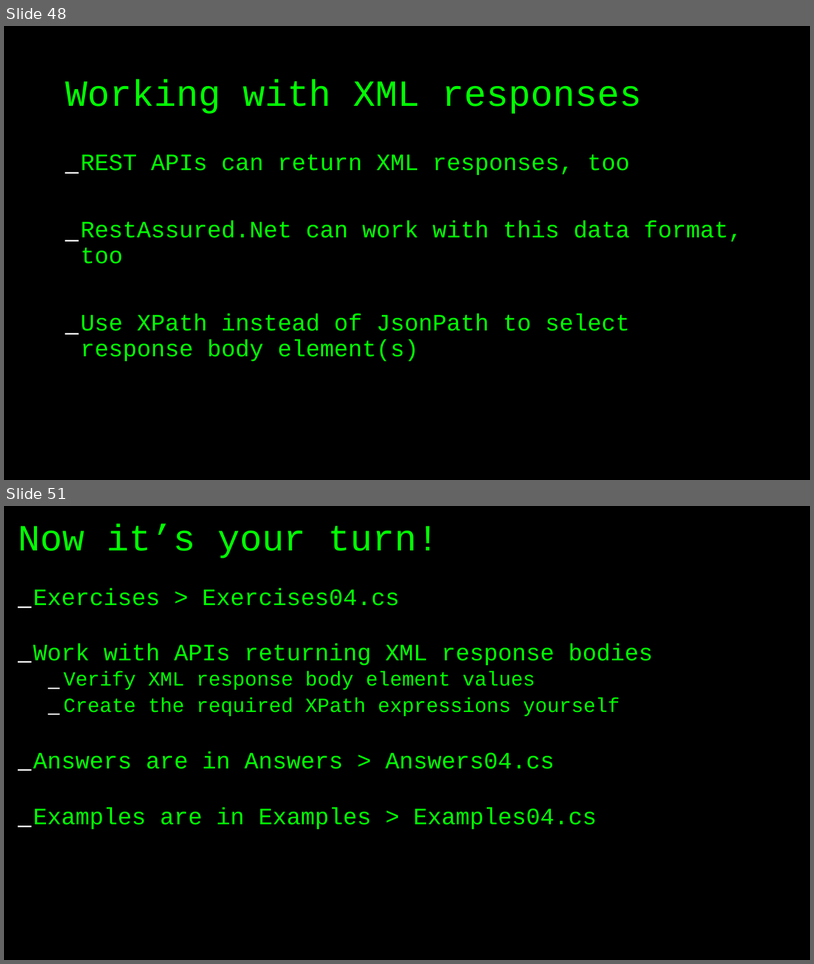
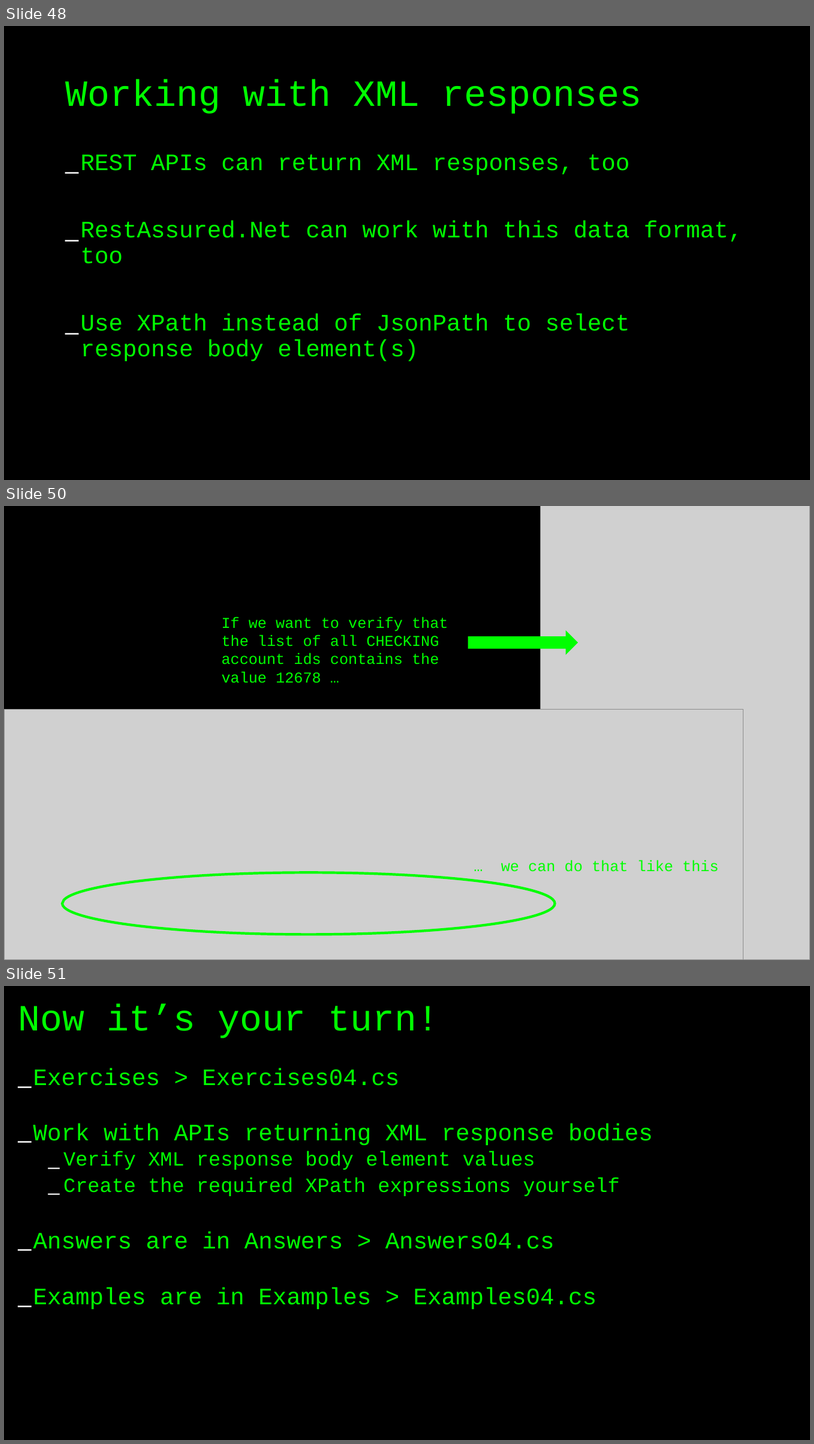
Before and after one commit to basdijkstra/rest-assured-net-workshop, a slide deck: RestAssuredNetWorkshop.odp. Shown one above the other, each under a label of ours: slides 48 and 51 before the commit, slides 48, 50 and 51 after it; the slides between them are not shown. The pictures are 814x964 and 814x1444 pixels, drawn with LibreOffice and Linux fonts; fonts in the diff are those of the drawing; grey boxes stand for pictures. Boxes give left, top, right and bottom in pixels: in the first picture for what was removed or moved away, otherwise in the second. Text is boxed around its words. In the diff, an @@ line names an element or a change of style, - is before the commit and + after.

```diff
--- a/RestAssuredNetWorkshop.odp
+++ b/RestAssuredNetWorkshop.odp
@@ slide 50 added at [4, 506, 810, 960], background #000000 @@
@@ picture added at [540, 506, 810, 960] @@
@@ text added at [222, 616, 448, 683], 18 pt, text #00FF00 @@
+If we want to verify that the list of all CHECKING account ids contains the value 12678 …
@@ freeform shape added at [468, 630, 578, 654], fill #00FF00 @@
@@ picture added at [4, 709, 744, 960] @@
@@ text added at [501, 859, 719, 871], 18 pt, text #00FF00 @@
+… we can do that like this
@@ freeform shape added at [62, 872, 555, 934], outline #00FF00 3 pt @@
```
Also in this commit, not shown: 3 other slides added, 4 slides removed, 2 other files.
